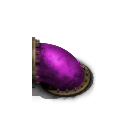
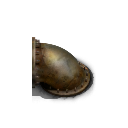
The second 128 x 128 image is a revision of the first. Changes to its layers:
pixels changed over (35, 39, 85, 92) (layer not identified)
